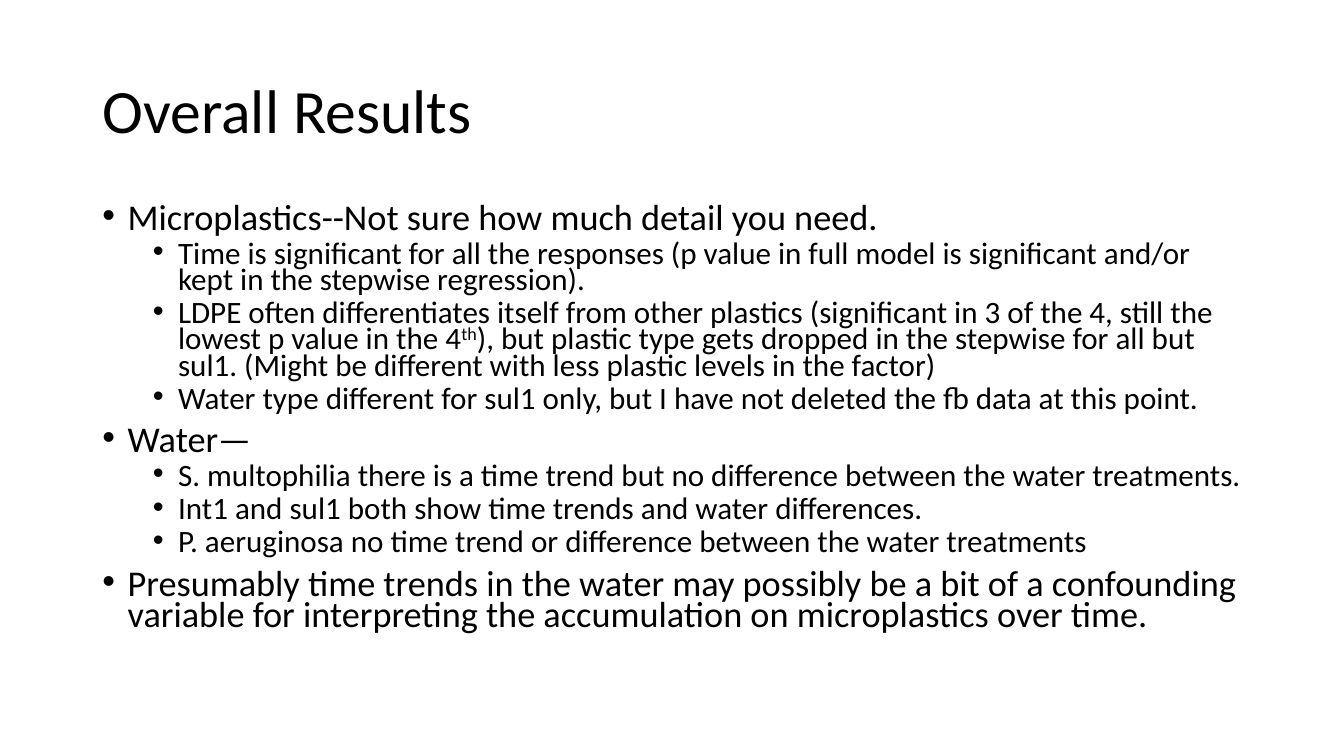
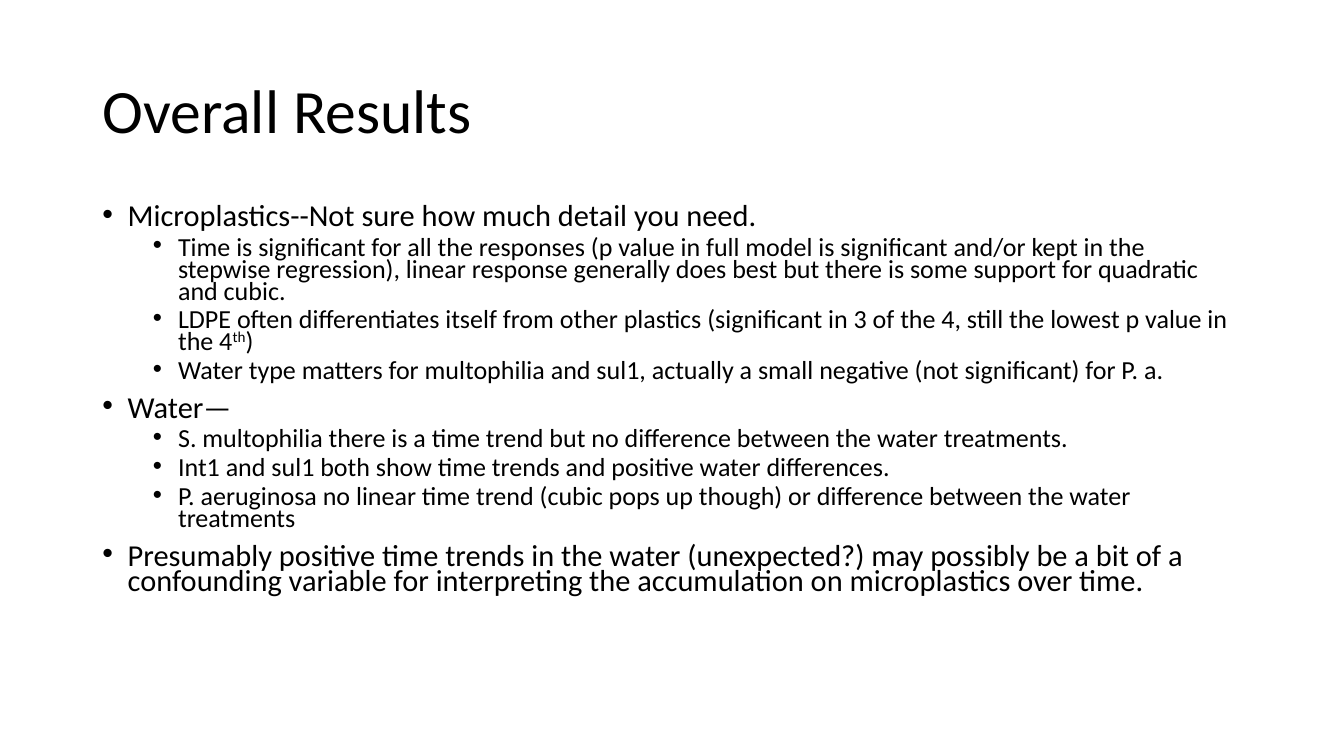
Before and after one commit to microbial-genomics/eytcheson_microplastics, a slide deck: slide 31 of pptx/glm_microplastics_water_v3.pptx (slide 29 before the commit). Drawn at 1344x756 pixels with LibreOffice and Linux fonts; fonts in the diff are those of the drawing. Boxes give left, top, right and bottom in pixels: in the first picture for what was removed or moved away, otherwise in the second. Text is boxed around its words. In the diff, an @@ line names an element or a change of style, - is before the commit and + after.

Commit message:
glm scripts and pptx of results

```diff
--- a/pptx/glm_microplastics_water_v3.pptx
+++ b/pptx/glm_microplastics_water_v3.pptx
@@ text at [128,205,1068,452]: size 25.9 to 21.7 pt in "Microplastics--Not sure how much detail you need.", "Water—"; size 22.2 to 18.6 pt in "S. multophilia there is a time trend ..." @@
@@ text at [178,237,1227,384]: text changed; size 22.2 to 18.6 pt @@
-  • Time is significant for all the responses (p value in full model is significant and/or kept in the stepwise regression).
-  • LDPE often differentiates itself from other plastics (significant in 3 of the 4, still the lowest p value in the 4th), but plastic type gets dropped in the stepwise for all but sul1. (Might be different with less plastic levels in the factor)
-  • Water type different for sul1 only, but I have not deleted the fb data at this point.
+  • Time is significant for all the responses (p value in full model is significant and/or kept in the stepwise regression), linear response generally does best but there is some support for quadratic and cubic.
+  • LDPE often differentiates itself from other plastics (significant in 3 of the 4, still the lowest p value in the 4th)
+  • Water type matters for multophilia and sul1, actually a small negative (not significant) for P. a.
@@ text at [128,458,1183,597]: text changed; size 25.9 to 21.7 pt @@
-  • Int1 and sul1 both show time trends and water differences.
-  • P. aeruginosa no time trend or difference between the water treatments
-• Presumably time trends in the water may possibly be a bit of a confounding variable for interpreting the accumulation on microplastics over time.
+  • Int1 and sul1 both show time trends and positive water differences.
+  • P. aeruginosa no linear time trend (cubic pops up though) or difference between the water treatments
+• Presumably positive time trends in the water (unexpected?) may possibly be a bit of a confounding variable for interpreting the accumulation on microplastics over time.
```
Also in this commit, not shown: 26 other slides changed, 2 slides added, 8 other files.
